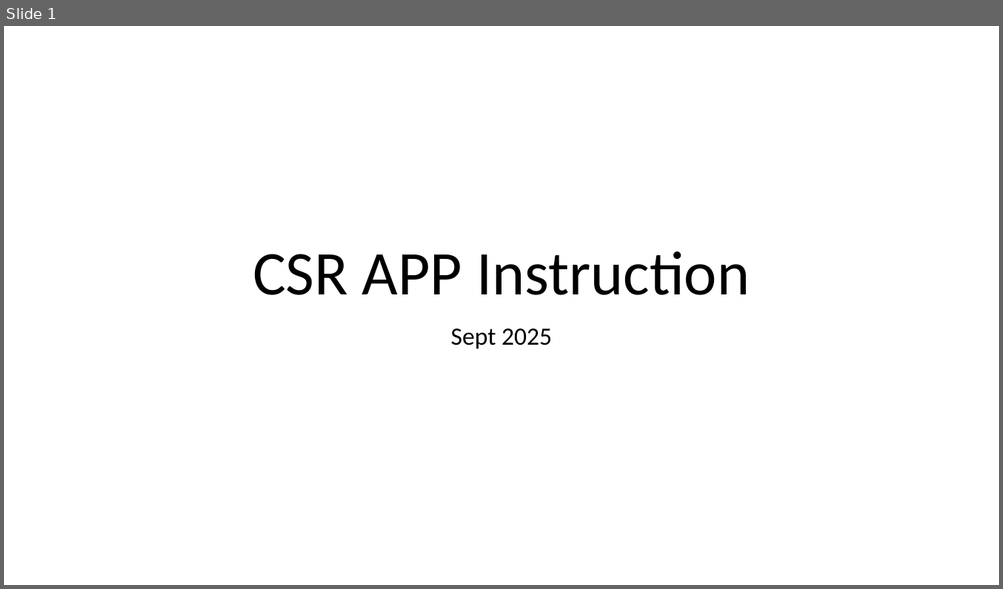
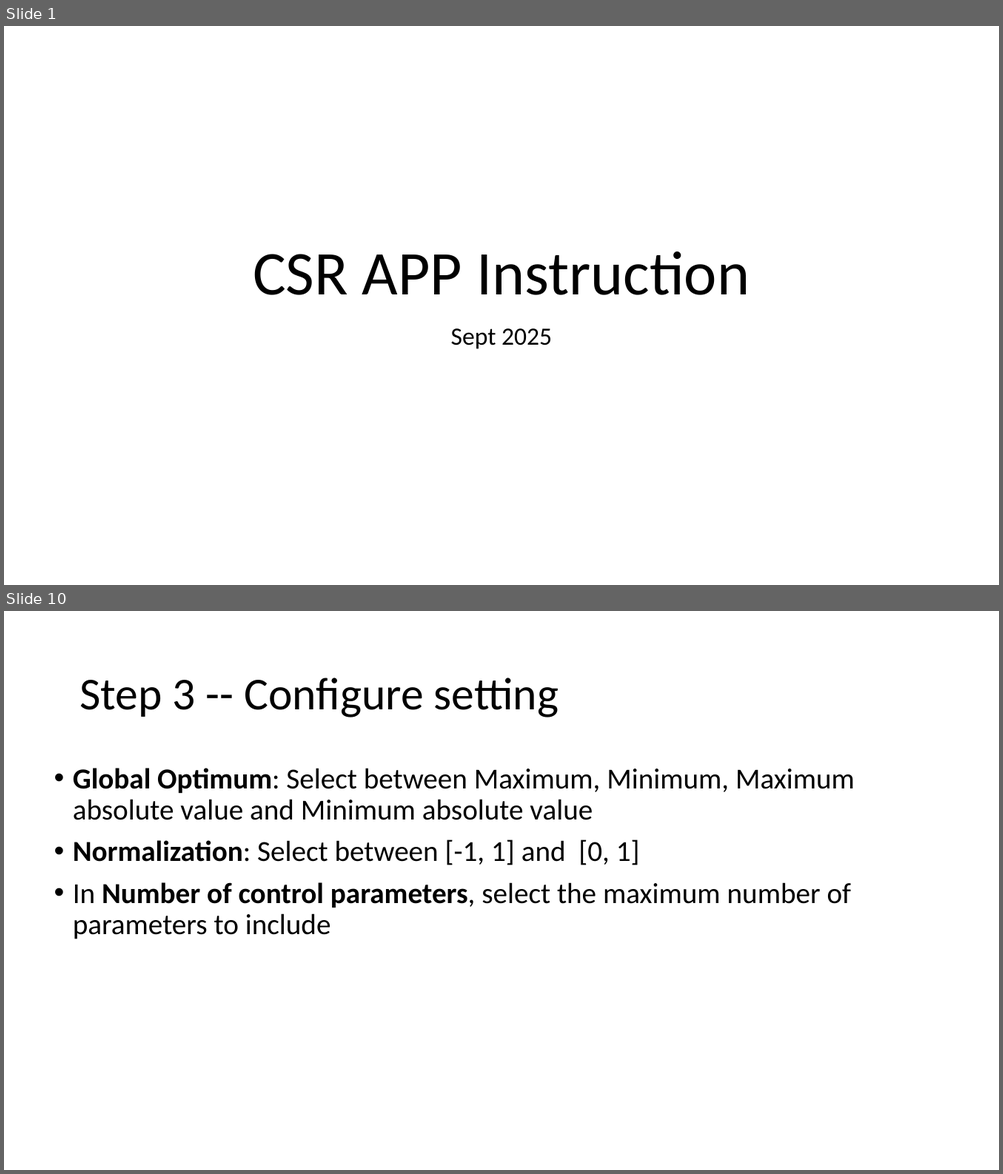
Before and after one commit to cuzno200161/CSR-software, a slide deck: CSR APP Instruction.pptx. Shown one above the other, each under a label of ours: slide 1 before the commit, slides 1 and 10 after it; the slides between them are not shown. The pictures are 1003x589 and 1003x1174 pixels, drawn with LibreOffice and Linux fonts; fonts in the diff are those of the drawing. Boxes give left, top, right and bottom in pixels: in the first picture for what was removed or moved away, otherwise in the second. Text is boxed around its words. In the diff, an @@ line names an element or a change of style, - is before the commit and + after.

```diff
--- a/CSR APP Instruction.pptx
+++ b/CSR APP Instruction.pptx
@@ slide 10 added at [4,611,999,1170], background #FFFFFF @@
@@ title added at [79,678,558,718], 44 pt, text #000000 @@
+Step 3 -- Configure setting
@@ text added at [73,768,854,940], 28 pt, text #000000 @@
+• Global Optimum: Select between Maximum, Minimum, Maximum absolute value and Minimum absolute value
+• Normalization: Select between [-1, 1] and [0, 1]
+• In Number of control parameters, select the maximum number of parameters to include
```
Also in this commit, not shown: 5 slides changed, 6 other slides added, 1 slide removed, 1 other file.
